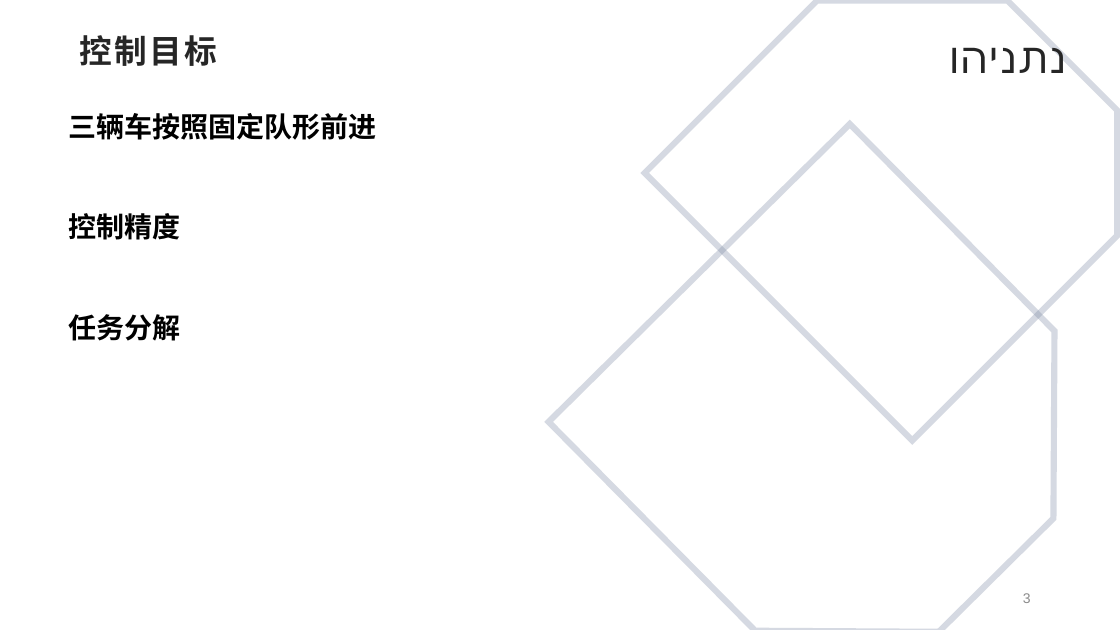
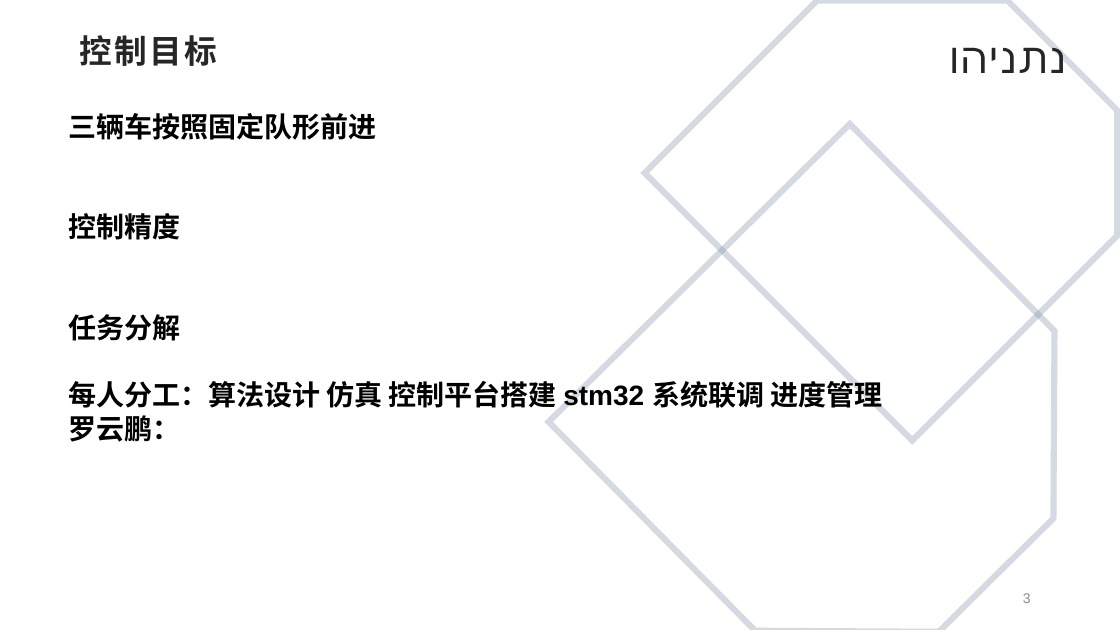
Before and after one commit to tobeatraceur/Linear-Control, a slide deck: slide 3 of ppt/ppt_6_12.pptx. Drawn at 1120x630 pixels with LibreOffice and Linux fonts; fonts in the diff are those of the drawing; background and template pictures are left out. Boxes give left, top, right and bottom in pixels: in the first picture for what was removed or moved away, otherwise in the second. Text is boxed around its words. In the diff, an @@ line names an element or a change of style, - is before the commit and + after.

```diff
--- a/ppt/ppt_6_12.pptx
+++ b/ppt/ppt_6_12.pptx
@@ text at box(68, 381, 882, 442): paragraphs added @@
+每人分工：算法设计 仿真 控制平台搭建 stm32 系统联调 进度管理
+罗云鹏：
```
Also in this commit, not shown: 3 other slides changed, 1 slide added.
